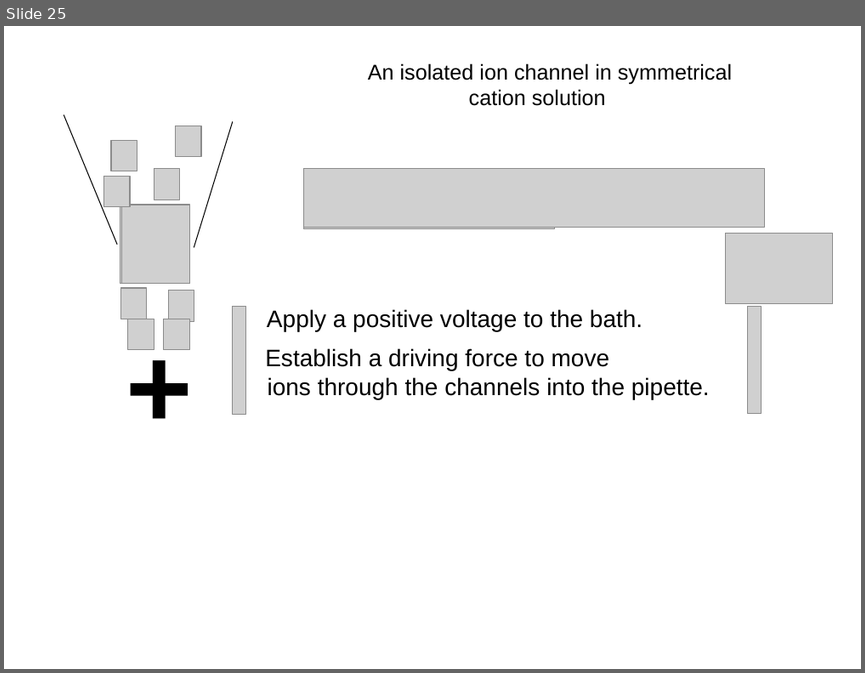
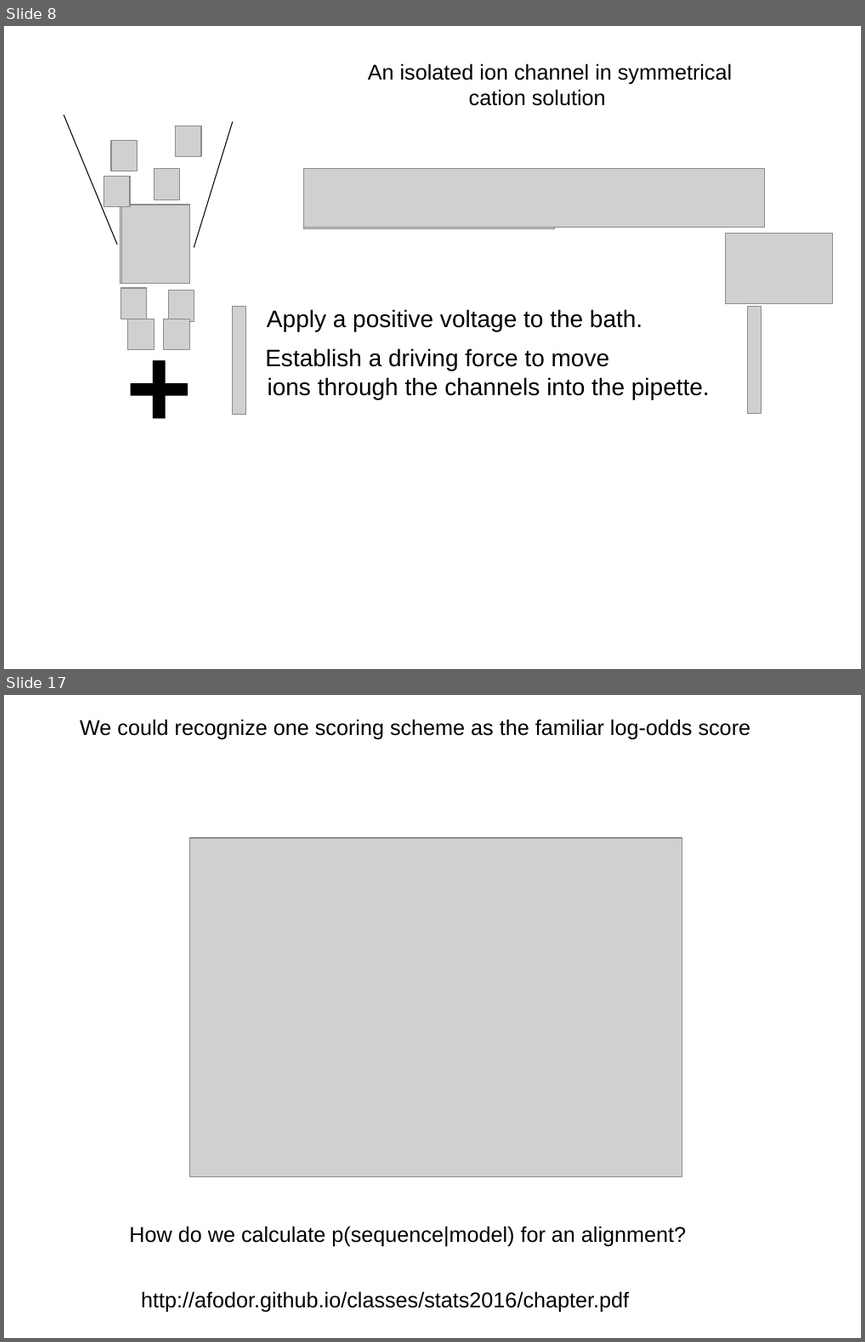
Before and after one commit to afodor/afodor.github.io, a slide deck: classes/stats2016/Lecture26.ppt. Shown one above the other, each under a label of ours: slide 25 before the commit, slides 8 and 17 after it; the slides between them are not shown. The pictures are 865x673 and 865x1342 pixels, drawn with LibreOffice and Linux fonts; fonts in the diff are those of the drawing; grey boxes stand for pictures. Boxes give left, top, right and bottom in pixels: in the first picture for what was removed or moved away, otherwise in the second. Text is boxed around its words. In the diff, an @@ line names an element or a change of style, - is before the commit and + after.

```diff
--- a/classes/stats2016/Lecture26.ppt
+++ b/classes/stats2016/Lecture26.ppt
@@ slide 17 added at (x1=4, y1=695, x2=861, y2=1338), background #FFFFFF @@
@@ text added at (x1=80, y1=719, x2=751, y2=739), 18 pt, text #000000 @@
+We could recognize one scoring scheme as the familiar log-odds score
@@ picture added at (x1=190, y1=838, x2=682, y2=1176) @@
@@ text added at (x1=129, y1=1225, x2=686, y2=1247), 18 pt, text #000000 @@
+How do we calculate p(sequence|model) for an alignment?
@@ text added at (x1=141, y1=1291, x2=629, y2=1312), 18 pt, text #000000 @@
+http://afodor.github.io/classes/stats2016/chapter.pdf
@@ what was slide 25 is now slide 8 @@
```
Also in this commit, not shown: 5 slides changed, 17 other slides added, 21 slides removed.
